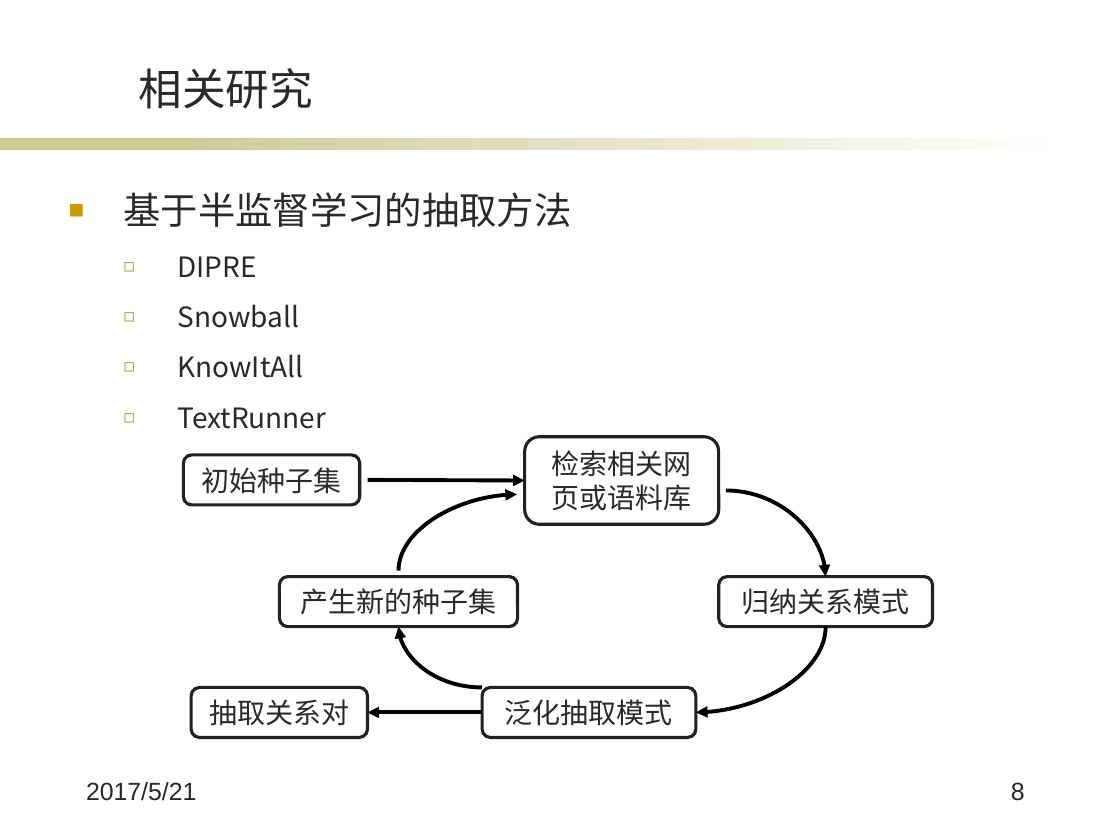
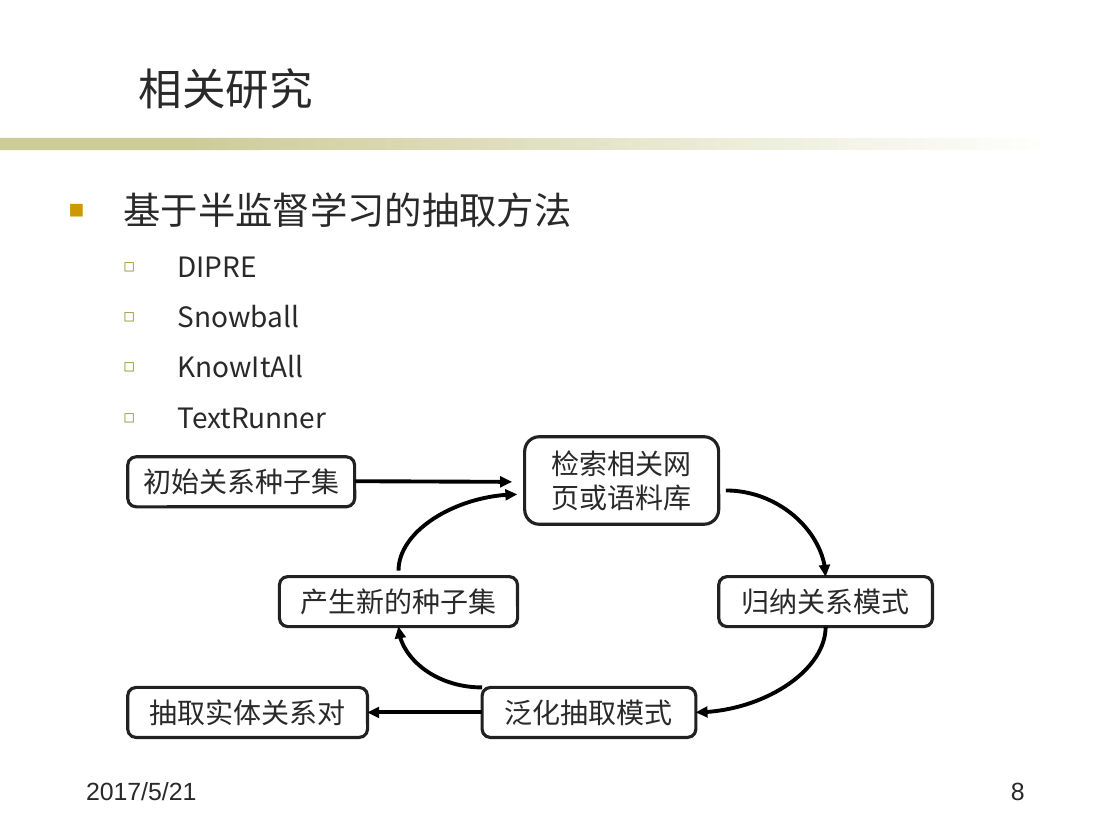
Before and after one commit to wqpod2g/paper, a slide deck: slide 8 of 毕业答辩ppt.pptx. Drawn at 1120x840 pixels with LibreOffice and Linux fonts; fonts in the diff are those of the drawing; background and template pictures are left out. Boxes give left, top, right and bottom in pixels: in the first picture for what was removed or moved away, otherwise in the second. Text is boxed around its words. In the diff, an @@ line names an element or a change of style, - is before the commit and + after.

```diff
--- a/毕业答辩ppt.pptx
+++ b/毕业答辩ppt.pptx
@@ rounded rectangle "初始关系种子集": place and size @@
-rounded rectangle "初始关系种子集" at [184,455,360,505]
+rounded rectangle "初始关系种子集" at [128,457,355,507]
@@ text in rounded rectangle at [143,468,339,495]: text changed @@
-初始种子集
+初始关系种子集
@@ arrow moved from (367, 479) - (525, 480) to (355, 482) - (512, 482) @@
@@ rounded rectangle "抽取实体关系对": place and size @@
-rounded rectangle "抽取实体关系对" at [192,688,367,738]
+rounded rectangle "抽取实体关系对" at [128,688,367,738]
@@ text in rounded rectangle at [150,699,346,726]: text changed @@
-抽取关系对
+抽取实体关系对
```
Also in this commit, not shown: 6 other slides changed.
